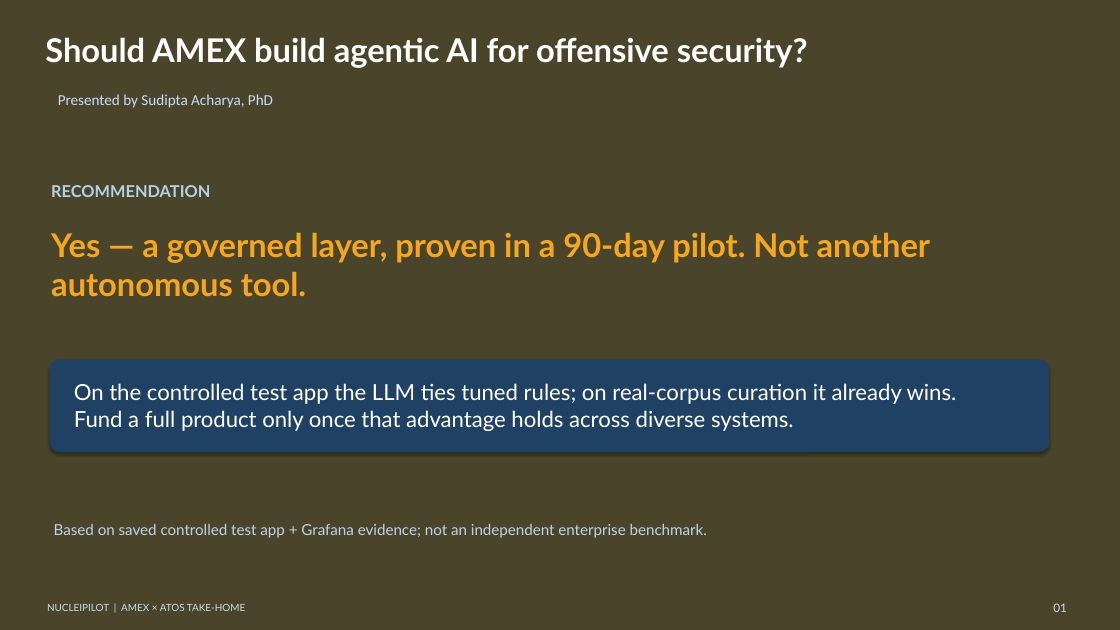
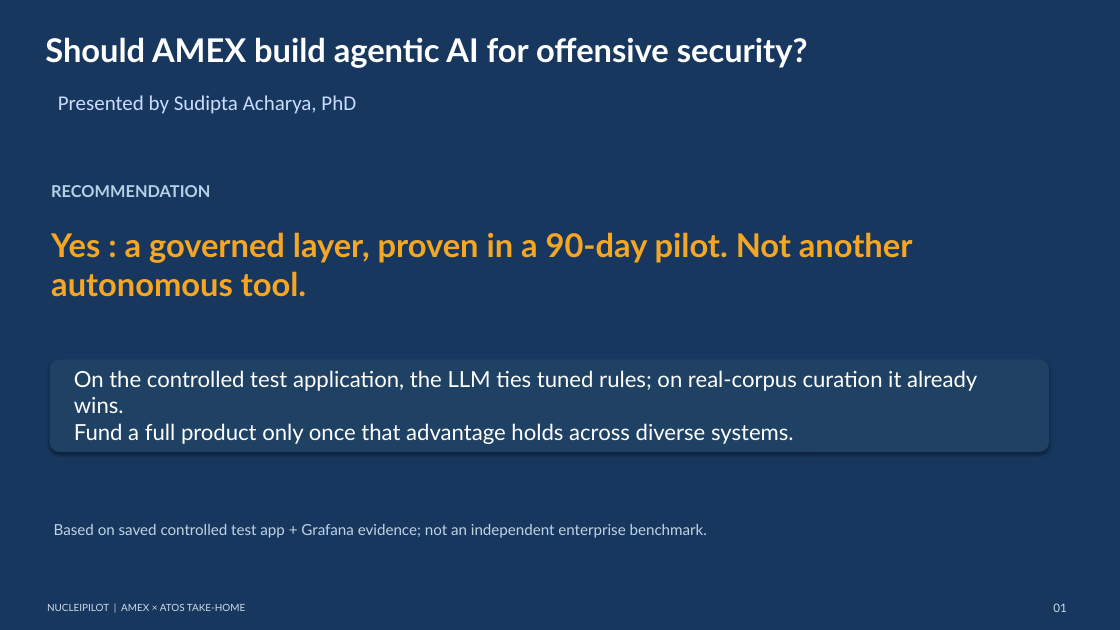
Before and after one commit to Acharya320/NucleiPilot, a slide deck: slide 1 of presentation/AXP_Executive_Deck.pptx. Drawn at 1120x630 pixels with LibreOffice and Linux fonts; fonts in the diff are those of the drawing. Boxes give left, top, right and bottom in pixels: in the first picture for what was removed or moved away, otherwise in the second. Text is boxed around its words. In the diff, an @@ line names an element or a change of style, - is before the commit and + after.

```diff
--- a/presentation/AXP_Executive_Deck.pptx
+++ b/presentation/AXP_Executive_Deck.pptx
@@ rectangle at box(0, 0, 1120, 630): fill #4A452A to #17375E @@
@@ text "Presented by Sudipta Acharya, PhD" at box(58, 95, 356, 114): size 13 to 18 pt @@
@@ text at box(51, 232, 913, 297): text changed @@
-Yes — a governed layer, proven in a 90-day pilot. Not another autonomous tool.
+Yes : a governed layer, proven in a 90-day pilot. Not another autonomous tool.
@@ text at box(74, 370, 977, 444): text changed @@
-On the controlled test app the LLM ties tuned rules; on real-corpus curation it already wins.
-Fund a full product only once that advantage holds across diverse systems.
+On the controlled test application, the LLM ties tuned rules; on real-corpus curation it already wins.
+Fund a full product only once that advantage holds across diverse systems.
```
Also in this commit, not shown: 3 other slides changed, 7 other files.
